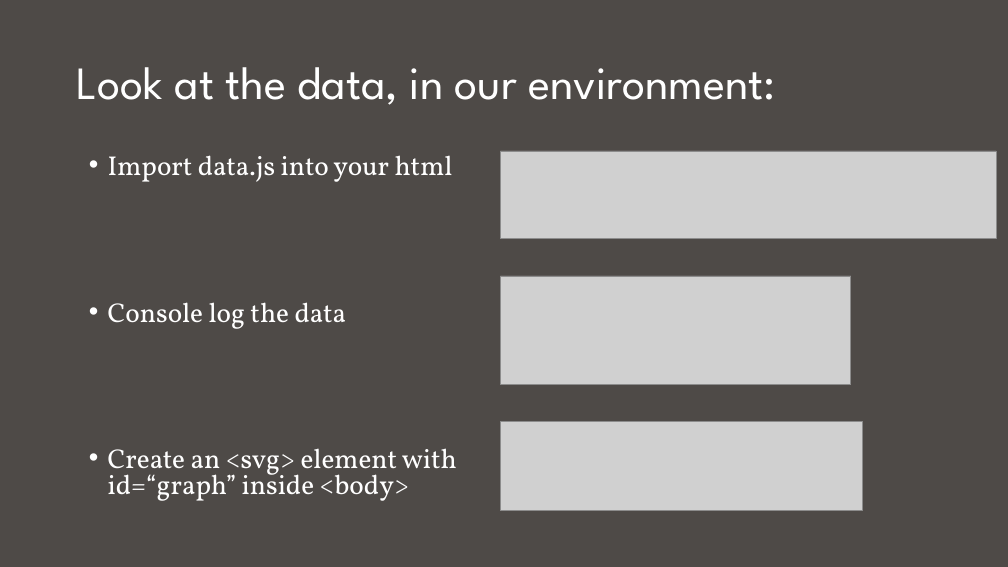
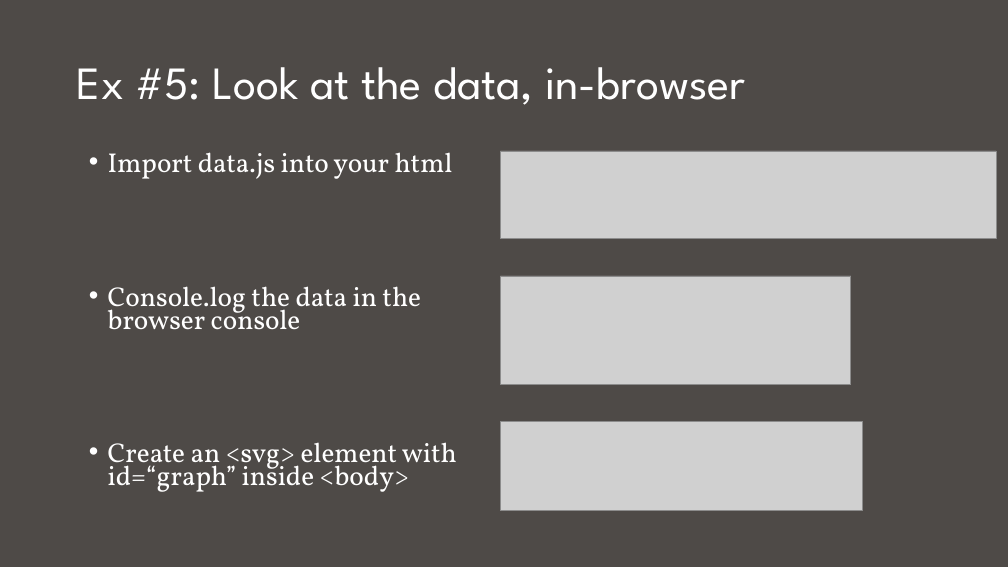
Before and after one commit to nuitrcs/Intro_to_d3_workshop, a slide deck: slide 19 of Introduction to D3.pptx. Drawn at 1008x567 pixels with LibreOffice and Linux fonts; fonts in the diff are those of the drawing; grey boxes stand for pictures. Boxes give left, top, right and bottom in pixels: in the first picture for what was removed or moved away, otherwise in the second. Text is boxed around its words. In the diff, an @@ line names an element or a change of style, - is before the commit and + after.

```diff
--- a/Introduction to D3.pptx
+++ b/Introduction to D3.pptx
@@ title at (x1=77, y1=67, x2=746, y2=105): text changed @@
-Look at the data, in our environment:
+Ex #5: Look at the data, in-browser
@@ text at (x1=108, y1=152, x2=457, y2=492): line spacing 0.8 to 0.7 @@
@@ text at (x1=108, y1=286, x2=421, y2=330): text changed @@
-• Console log the data
+• Console.log the data in the browser console
```
Also in this commit, not shown: 7 other slides changed, 2 slides added, 1 slide removed.
